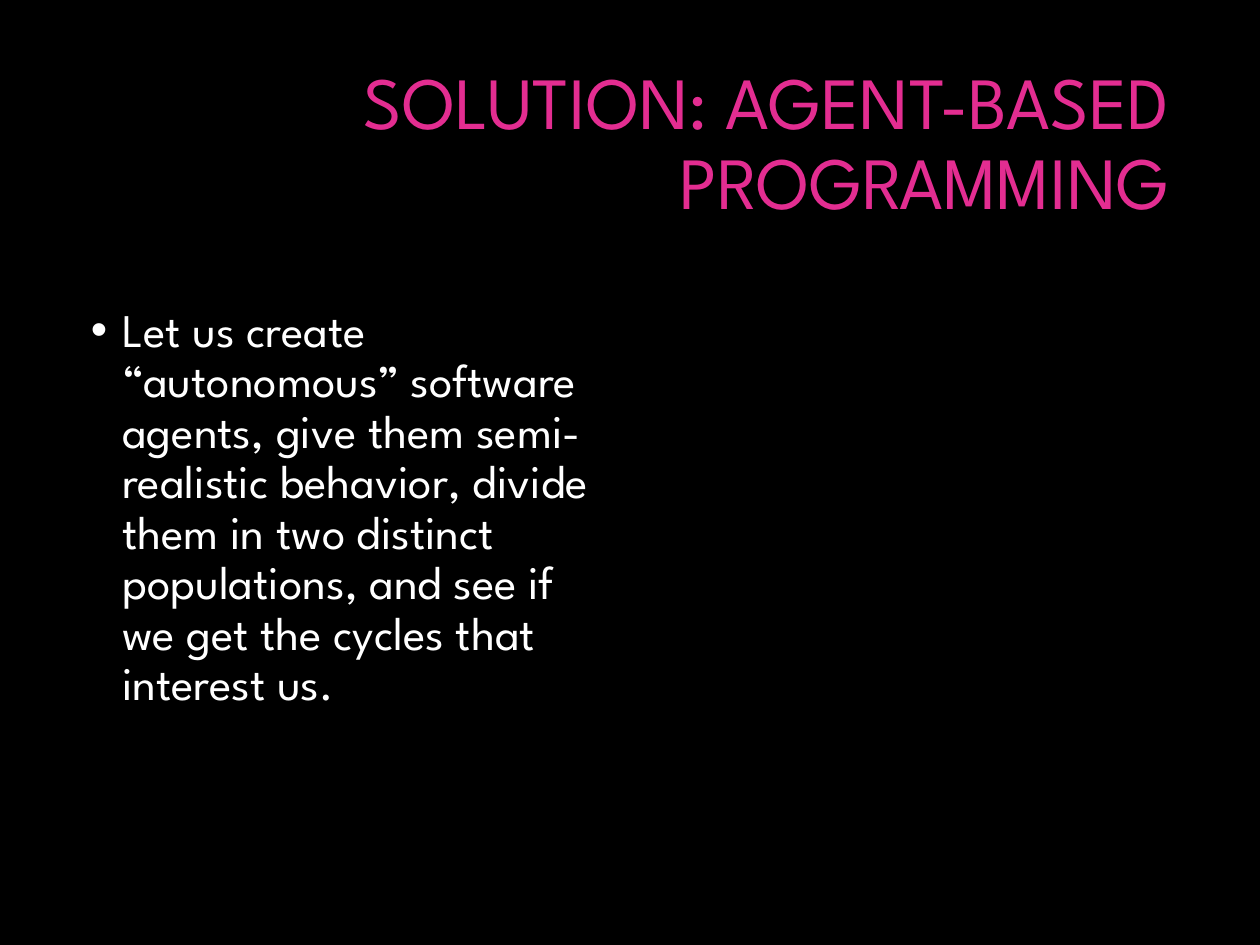
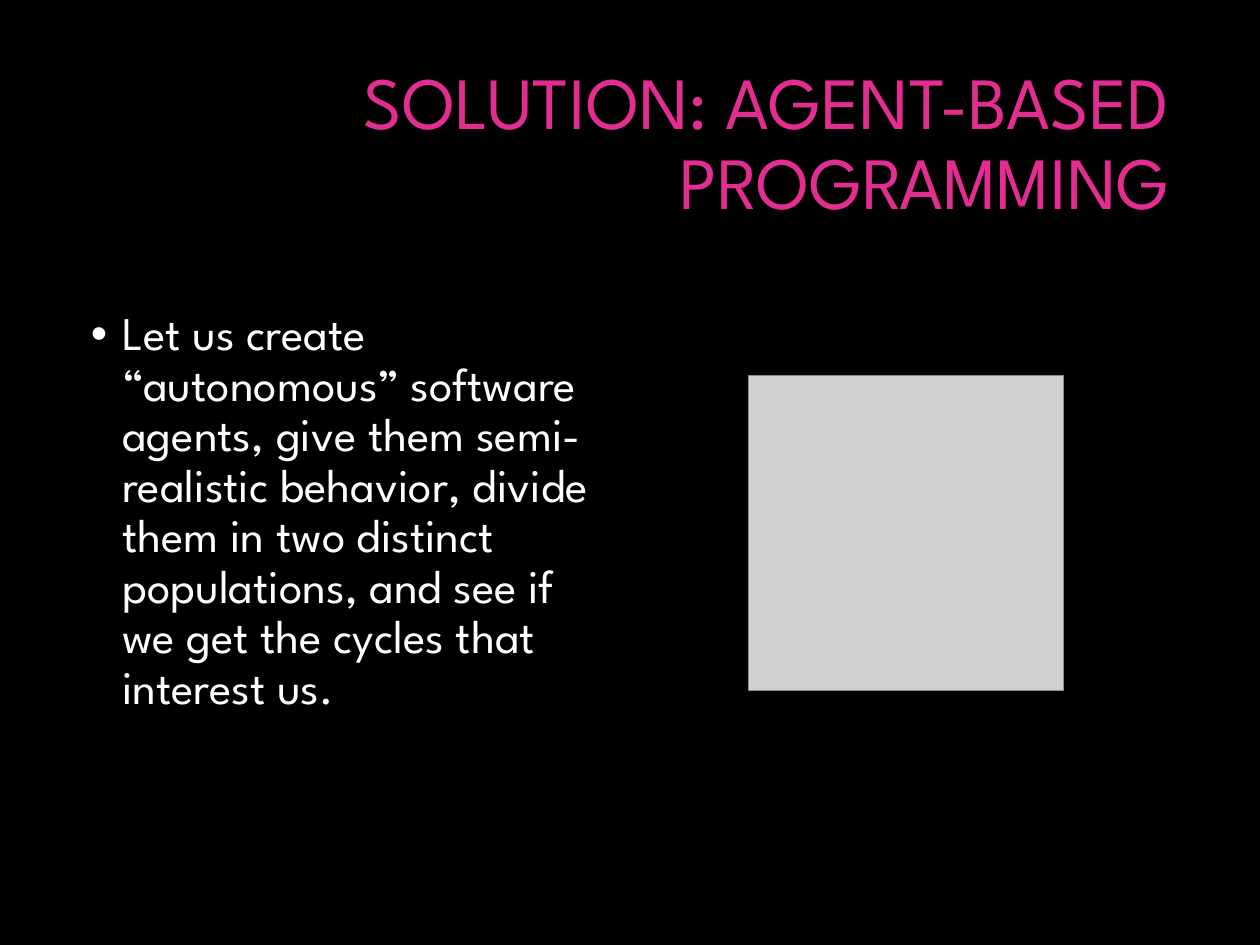
Before and after one commit to gcallah/indras_net, a slide deck: slide 9 of docs/Indra.pptx. Drawn at 1260x945 pixels with LibreOffice and Linux fonts; fonts in the diff are those of the drawing; grey boxes stand for pictures; background and template pictures are left out. Boxes give left, top, right and bottom in pixels: in the first picture for what was removed or moved away, otherwise in the second. Text is boxed around its words. In the diff, an @@ line names an element or a change of style, - is before the commit and + after.

```diff
--- a/docs/Indra.pptx
+++ b/docs/Indra.pptx
@@ text "Let us create “autonomous” software ..." moved from (x1=122, y1=316, x2=588, y2=701) to (x1=122, y1=319, x2=588, y2=705) @@
@@ picture added at (x1=749, y1=376, x2=1064, y2=691) @@
```
Also in this commit, not shown: 3 other slides changed.
